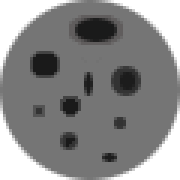
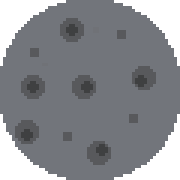
Layered file, before and after one edit (180x180). Changes by layer:
painted on "Layer 1" over [0, 0, 180, 180]
